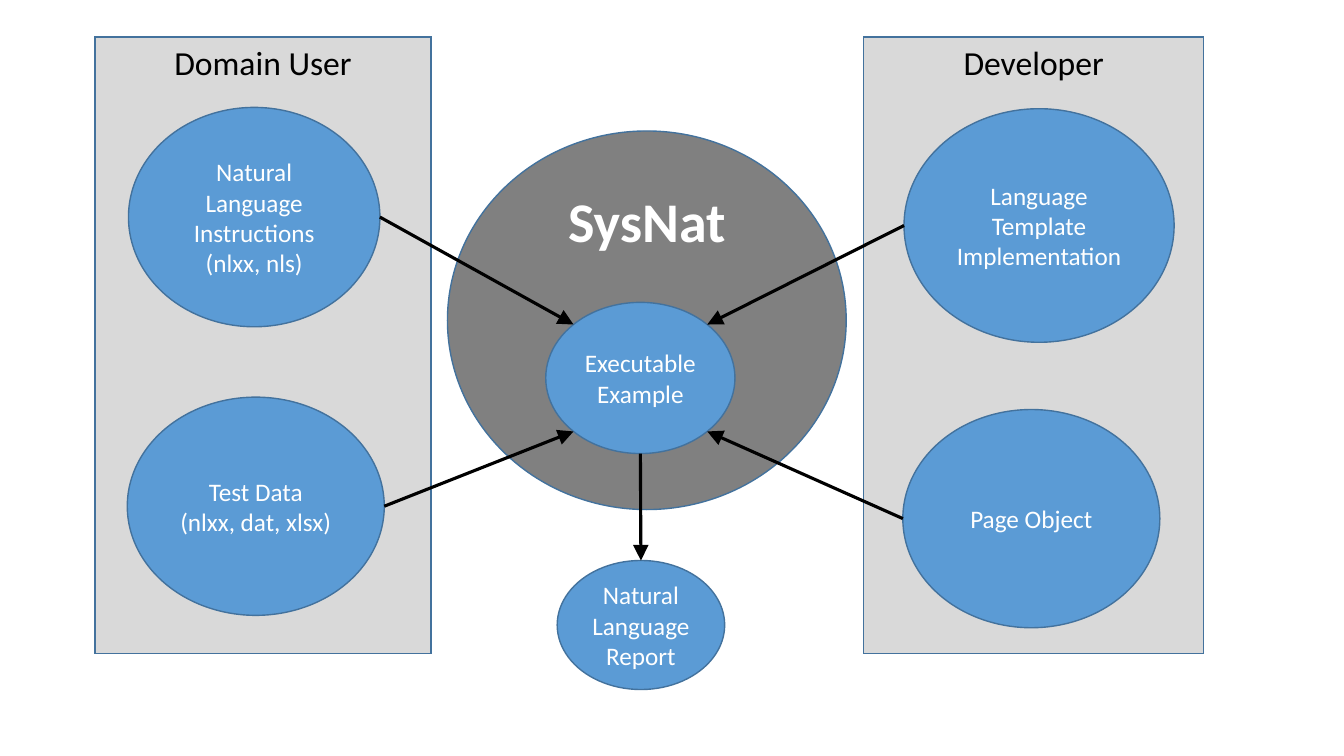
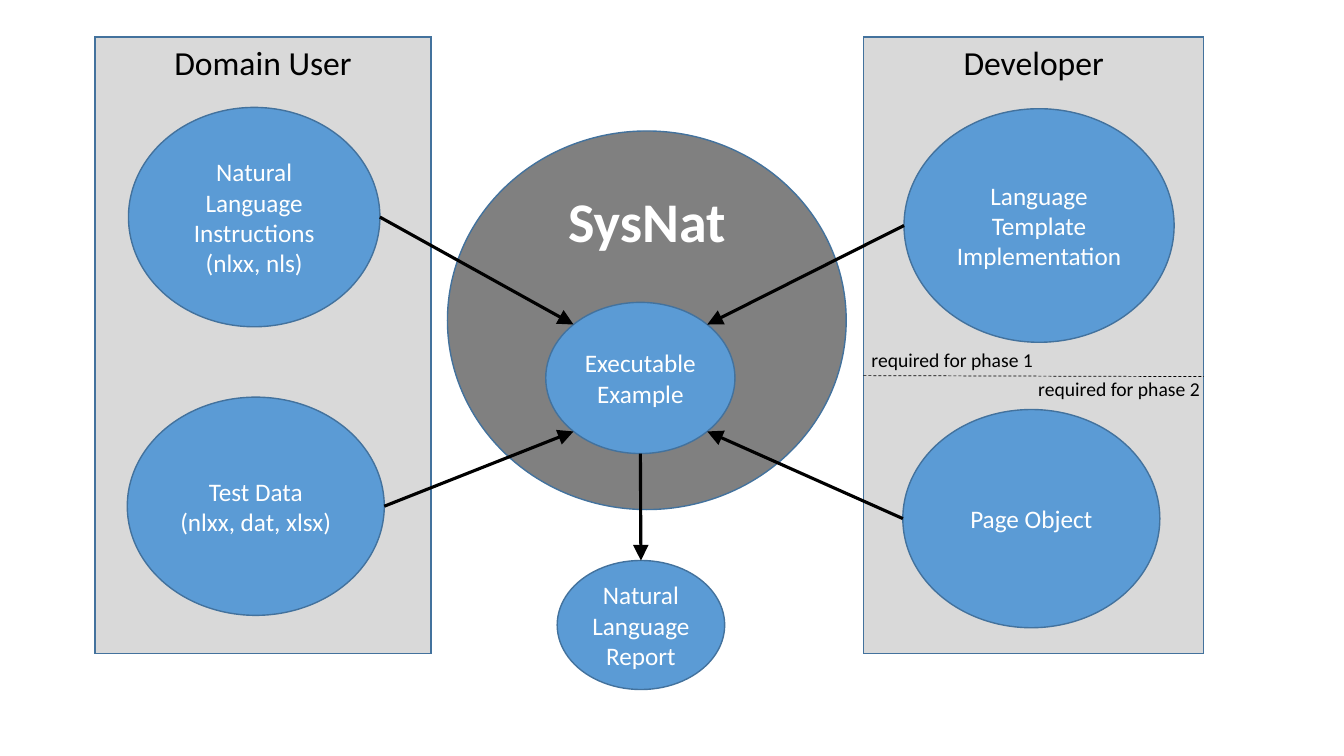
Before and after one commit to iks-gmbh-tools/SysNat, a slide deck: slide 19 of documentation/Figures.pptx. Drawn at 1344x756 pixels with LibreOffice and Linux fonts; fonts in the diff are those of the drawing. Boxes give left, top, right and bottom in pixels: in the first picture for what was removed or moved away, otherwise in the second. Text is boxed around its words. In the diff, an @@ line names an element or a change of style, - is before the commit and + after.

```diff
--- a/documentation/Figures.pptx
+++ b/documentation/Figures.pptx
@@ text added at <box>871,353,1033,370</box>, 14 pt, text #000000 @@
+required for phase 1
@@ line added from (864, 376) to (1204, 377), #000000 0.5 pt dashed @@
@@ text added at <box>1038,382,1200,399</box>, 14 pt, text #000000 @@
+required for phase 2
```
Also in this commit, not shown: 2 other slides changed, 2 other files.
